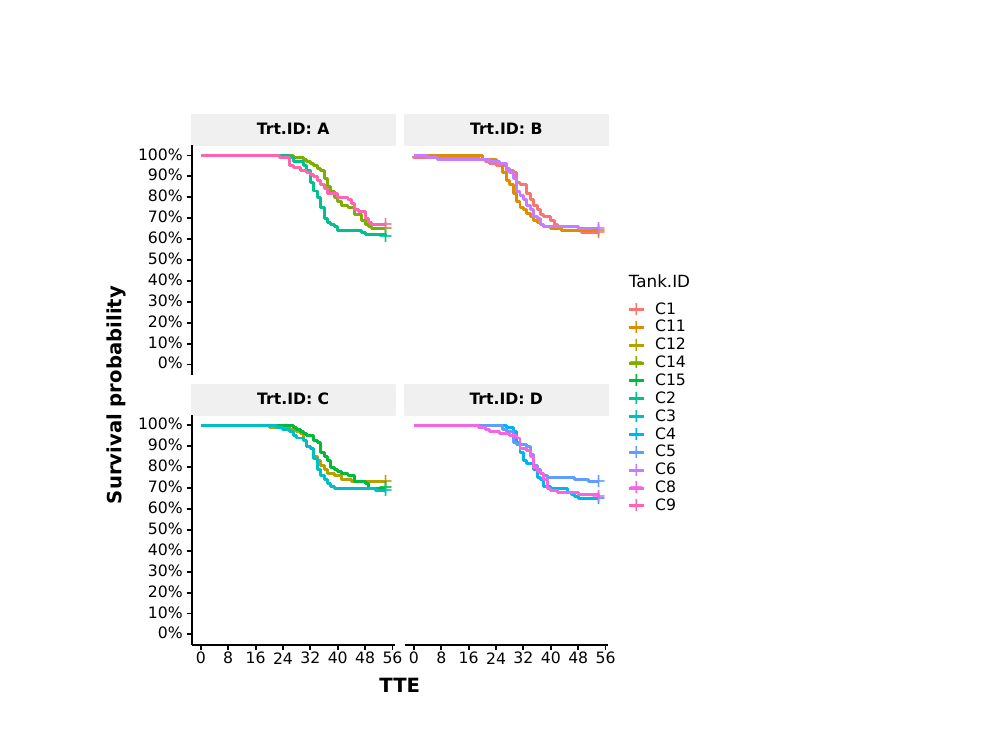
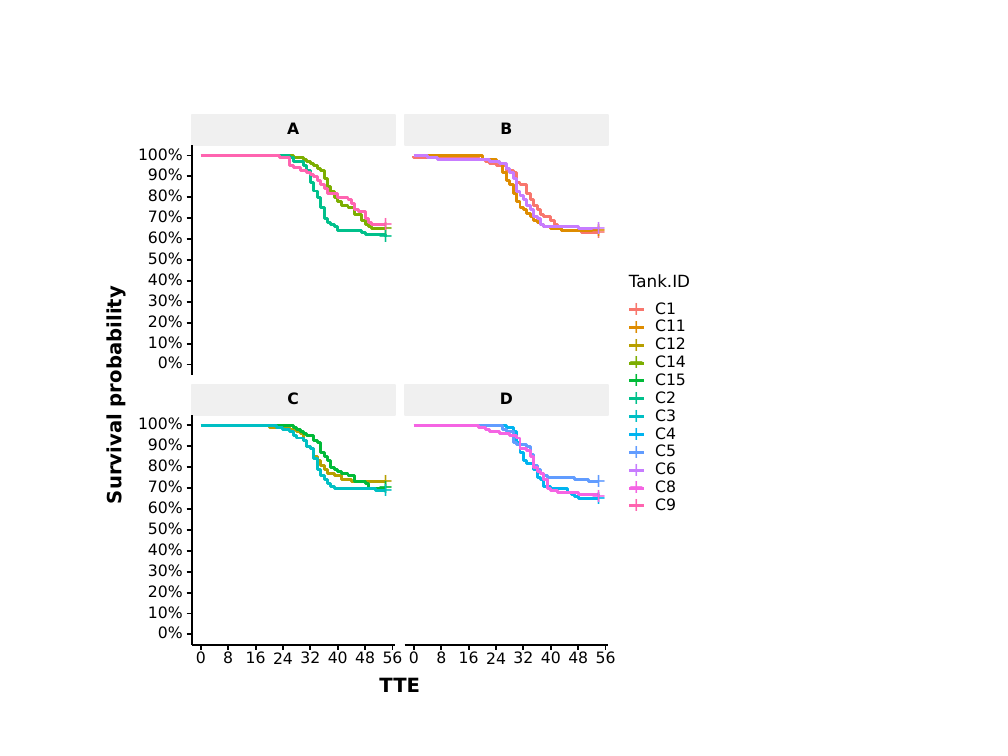
Before and after one commit to sean4andrew/safuncs, a slide deck: slide 1 of reference/QCATC777-Survival-Curve.pptx. Drawn at 1008x756 pixels with LibreOffice and Linux fonts; fonts in the diff are those of the drawing. Boxes give left, top, right and bottom in pixels: in the first picture for what was removed or moved away, otherwise in the second. Text is boxed around its words. In the diff, an @@ line names an element or a change of style, - is before the commit and + after.

```diff
--- a/reference/QCATC777-Survival-Curve.pptx
+++ b/reference/QCATC777-Survival-Curve.pptx
@@ text at box(287, 122, 299, 134): text changed @@
-Trt.ID: A
+A
@@ text at box(500, 121, 512, 138): text changed @@
-Trt.ID: B
+B
@@ text at box(287, 392, 298, 405): text changed @@
-Trt.ID: C
+C
@@ text at box(500, 392, 513, 404): text changed @@
-Trt.ID: D
+D
```
Also in this commit, not shown: 10 other files.
